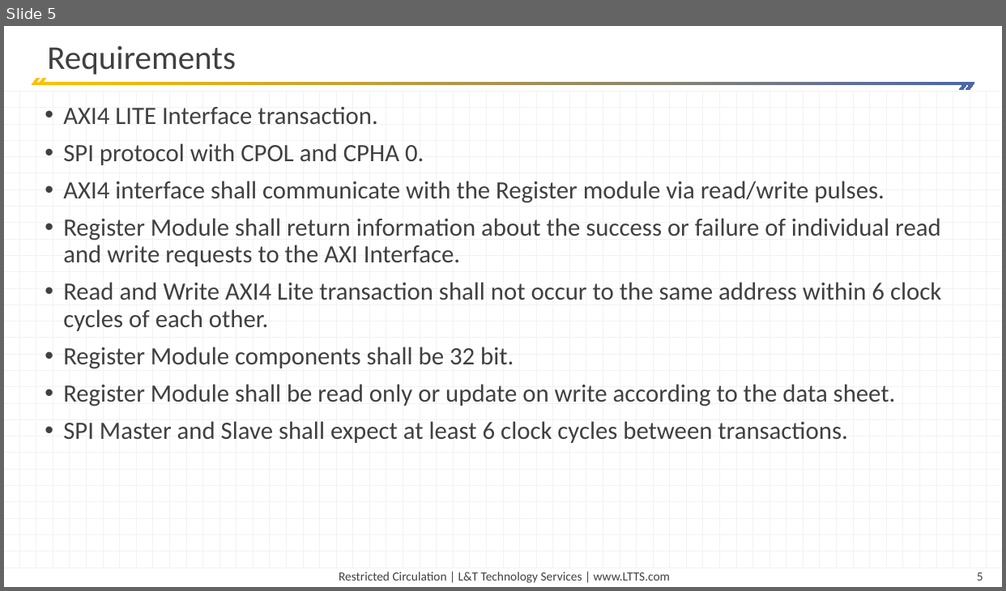
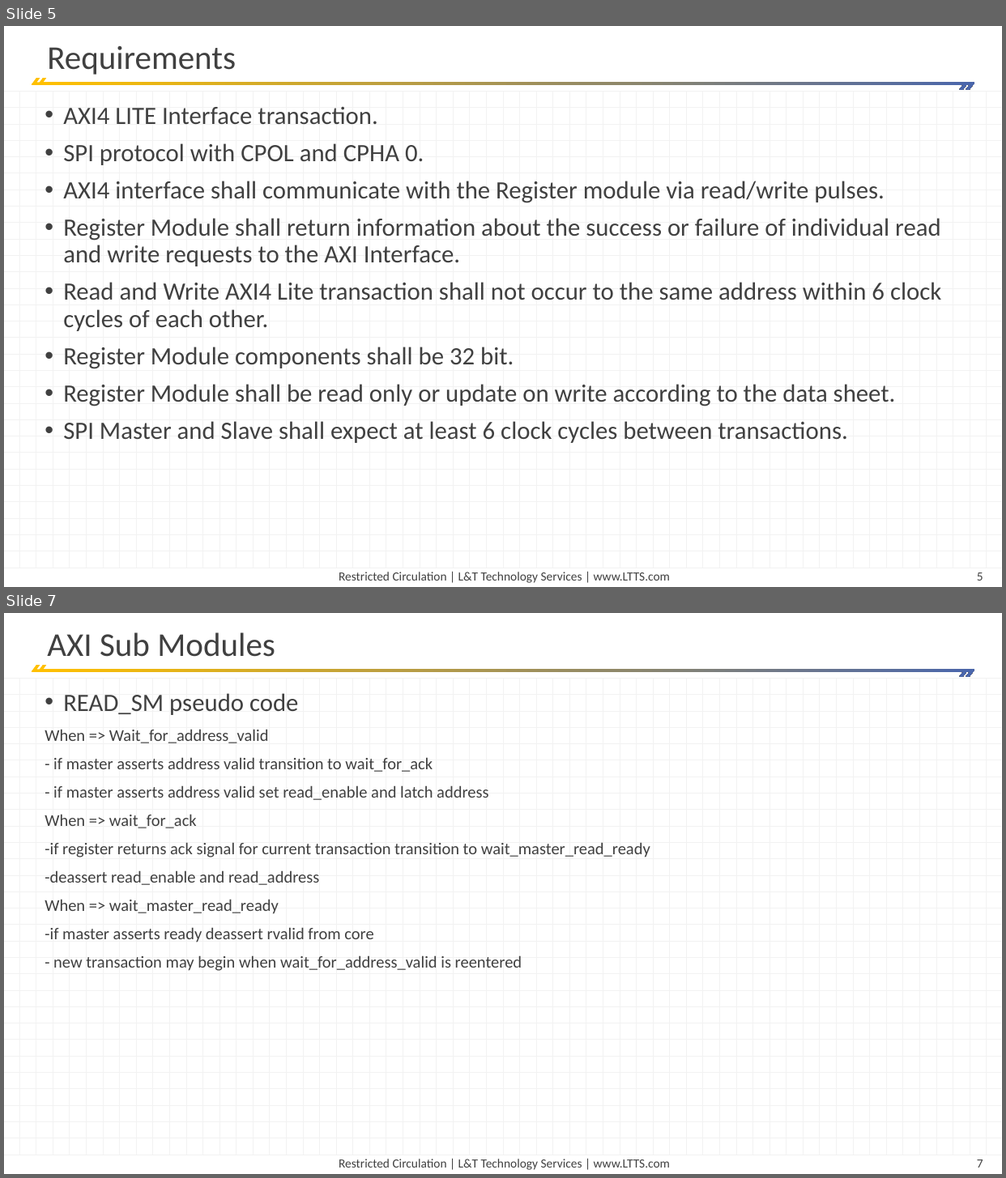
Before and after one commit to waseem55/AXI_SPI, a slide deck: Presentation/End of Project.pptx. Shown one above the other, each under a label of ours: slide 5 before the commit, slides 5 and 7 after it; the slides between them are not shown. The pictures are 1006x591 and 1006x1178 pixels, drawn with LibreOffice and Linux fonts; fonts in the diff are those of the drawing. Boxes give left, top, right and bottom in pixels: in the first picture for what was removed or moved away, otherwise in the second. Text is boxed around its words. In the diff, an @@ line names an element or a change of style, - is before the commit and + after.

```diff
--- a/Presentation/End of Project.pptx
+++ b/Presentation/End of Project.pptx
@@ slide 7 added at (4,613,1002,1174), background #FFFFFF; not listed: 95 template elements that a slide beside it also shows @@
@@ title added at (47,632,275,657), 24 pt, text #404040 @@
+AXI Sub Modules
@@ text added at (44,693,650,971), 12 pt, text #404040 @@
+• READ_SM pseudo code
+When => Wait_for_address_valid
+- if master asserts address valid transition to wait_for_ack
+- if master asserts address valid set read_enable and latch address
+When => wait_for_ack
+-if register returns ack signal for current transaction transition to wait_master_read_ready
+-deassert read_enable and read_address
+When => wait_master_read_ready
+-if master asserts ready deassert rvalid from core
+- new transaction may begin when wait_for_address_valid is reentered
```
Also in this commit, not shown: 1 slide changed, 6 other slides added, 2 slides removed, 20 other files.
